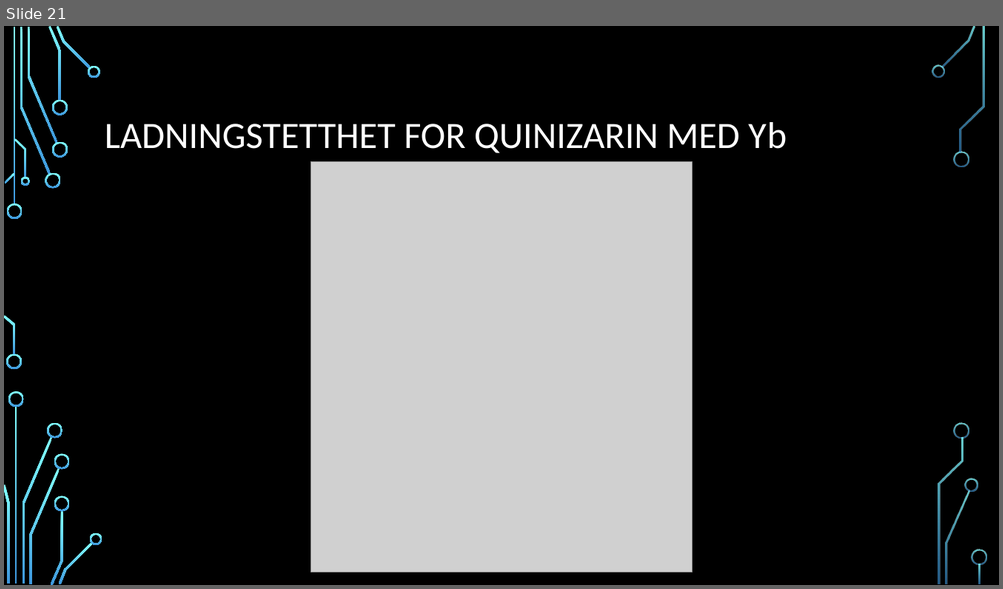
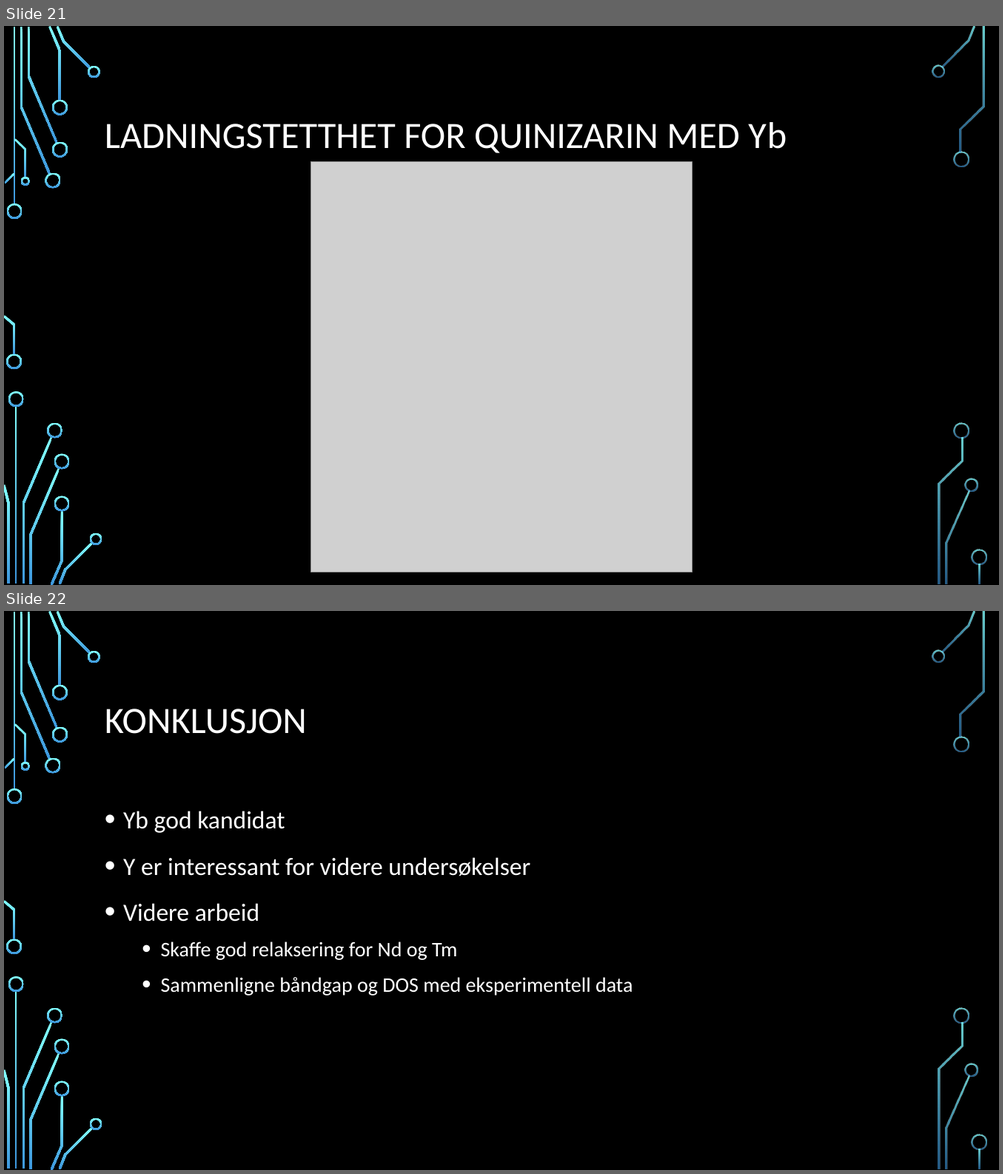
Before and after one commit to alexanjk/FYS-MENA4111-projectH20, a slide deck: Quinizarin som en organisk sensitizer I et tynnfilm.pptx. Shown one above the other, each under a label of ours: slide 21 before the commit, slides 21 and 22 after it. The pictures are 1003x589 and 1003x1174 pixels, drawn with LibreOffice and Linux fonts; fonts in the diff are those of the drawing; grey boxes stand for pictures; background and template pictures are left out. Boxes give left, top, right and bottom in pixels: in the first picture for what was removed or moved away, otherwise in the second. Text is boxed around its words. In the diff, an @@ line names an element or a change of style, - is before the commit and + after.

```diff
--- a/Quinizarin som en organisk sensitizer I et tynnfilm.pptx
+++ b/Quinizarin som en organisk sensitizer I et tynnfilm.pptx
@@ slide 22 added at box(4, 611, 999, 1170), background picture (left out); not listed: 36 template elements that a slide beside it also shows @@
@@ title added at box(105, 709, 307, 734), 36 pt, text #FFFFFF @@
+KONKLUSJON
@@ text added at box(123, 811, 632, 996), 20 pt, text #FFFFFF @@
+• Yb god kandidat
+• Y er interessant for videre undersøkelser
+• Videre arbeid
+  • Skaffe god relaksering for Nd og Tm
+  • Sammenligne båndgap og DOS med eksperimentell data
```
Also in this commit, not shown: 1 slide changed.
